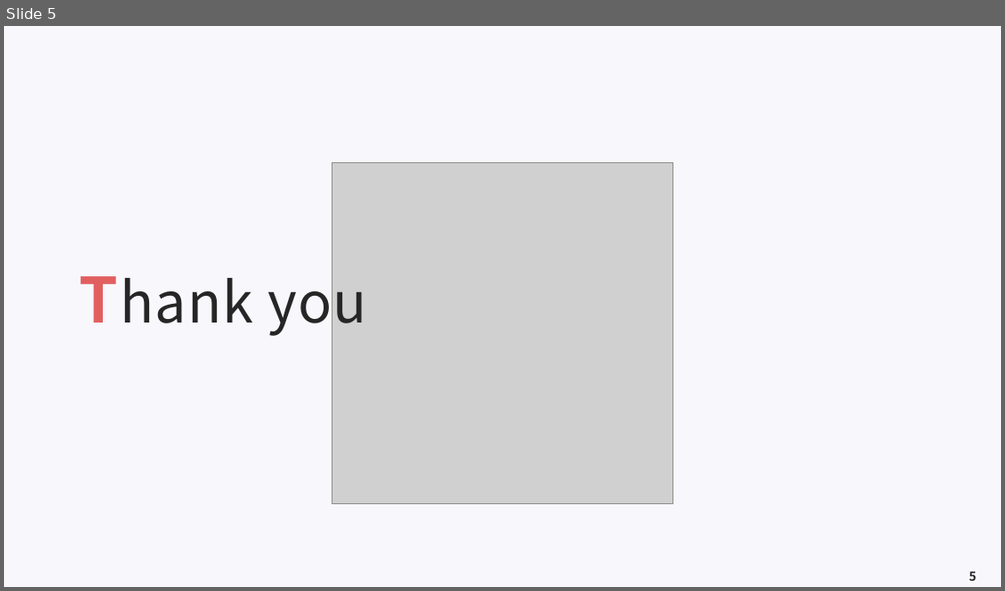
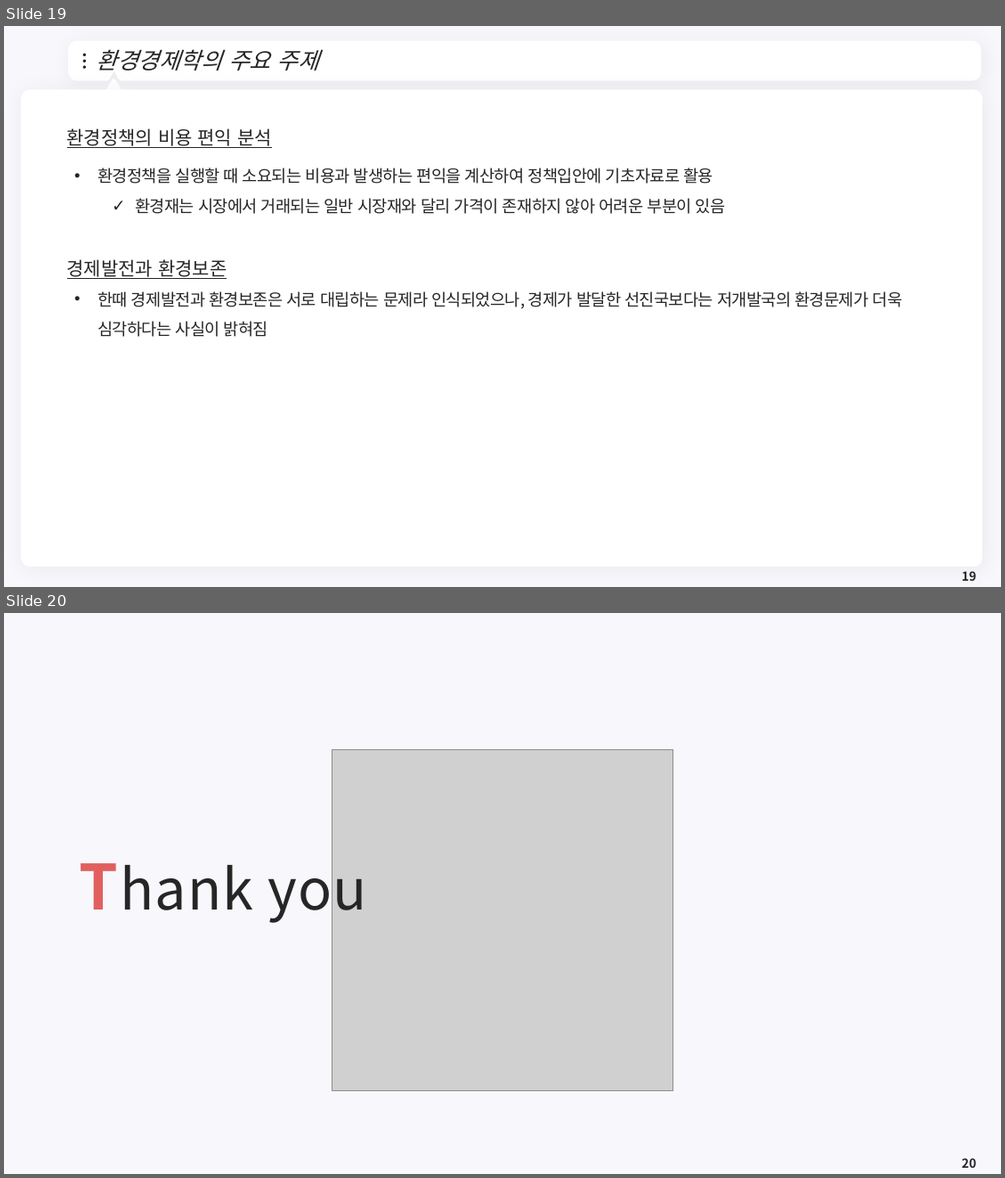
Before and after one commit to meandthey/Teaching, a slide deck: 환경경제학/2026-1/환경경제학_0_OT.pptx. Shown one above the other, each under a label of ours: slide 5 before the commit, slides 19 and 20 after it. The pictures are 1005x591 and 1005x1178 pixels, drawn with LibreOffice and Linux fonts; fonts in the diff are those of the drawing; grey boxes stand for pictures; background and template pictures are left out. Boxes give left, top, right and bottom in pixels: in the first picture for what was removed or moved away, otherwise in the second. Text is boxed around its words. In the diff, an @@ line names an element or a change of style, - is before the commit and + after.

```diff
--- a/환경경제학/2026-1/환경경제학_0_OT.pptx
+++ b/환경경제학/2026-1/환경경제학_0_OT.pptx
@@ slide 19 added at (4,26,1001,587), background #F8F7FC @@
@@ freeform shape added at (72,45,978,78), fill #FFFFFF, outline #FFFFFF 7.25 pt @@
@@ title added at (97,49,319,70), 22 pt, text #262626, italic @@
+환경경제학의 주요 주제
@@ ellipse added at (83,54,86,56), fill #262626 @@
@@ ellipse added at (83,60,86,62), fill #262626 @@
@@ ellipse added at (83,66,86,69), fill #262626 @@
@@ freeform shape added at (957,56,966,67), fill #FFFFFF @@
@@ rounded rectangle added at (21,89,983,566), fill #FFFFFF @@
@@ triangle added at (105,80,122,95), fill #FFFFFF, outline #FFFFFF 3.75 pt @@
@@ text added at (67,128,903,337), 16 pt, text #262626 @@
+환경정책의 비용 편익 분석
+• 환경정책을 실행할 때 소요되는 비용과 발생하는 편익을 계산하여 정책입안에 기초자료로 활용
+  ✓ 환경재는 시장에서 거래되는 일반 시장재와 달리 가격이 존재하지 않아 어려운 부분이 있음
+경제발전과 환경보존
+• 한때 경제발전과 환경보존은 서로 대립하는 문제라 인식되었으나, 경제가 발달한 선진국보다는 저개발국의 환경문제가 더욱 심각하다는 사실이 밝혀짐
@@ page number added at (962,571,976,580), 12 pt, text #262626, bold @@
+19
@@ what was slide 5 is now slide 20 @@
@@ page number at (962,1158,976,1167): text changed @@
-5
+20
```
Also in this commit, not shown: 14 other slides added, 5 other files.
